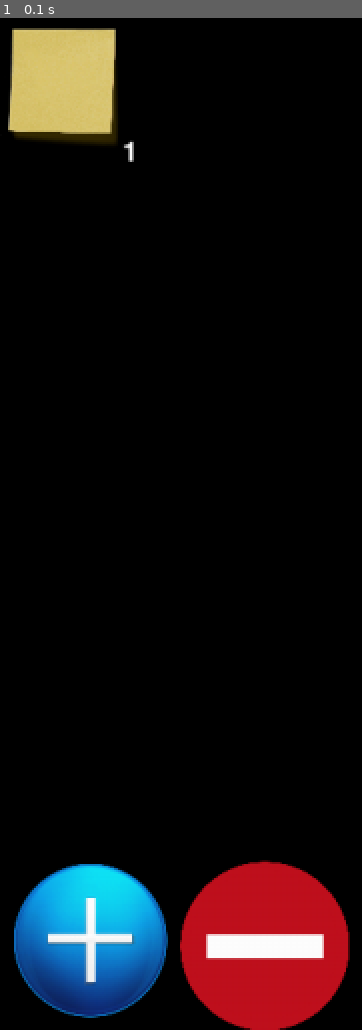
Above: before the commit, frame 1.
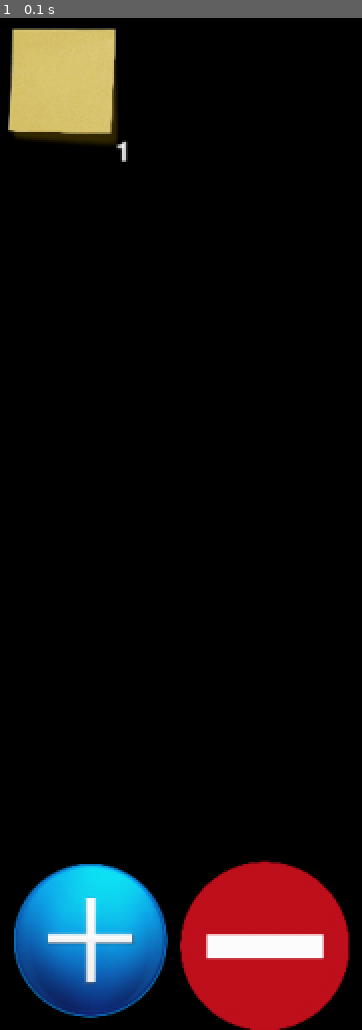
Above: after the commit, the same moment.

Repository: killerzman/pygame-pynotes
Game: pygame game, started from pynotes.py
Same seed, same stepped clock (60 frames per second), same inputs: the game is played once before the commit and once after it.
Inputs:
- Up to frame 1 (0.1 s): no input

The runs differ from the first frame. In frame 1, less than 0.1% of the frame differs, in the area x 32-38%, y 12-15%.

Commit message:
multiline text support

Diff:
--- a/pynotes.py
+++ b/pynotes.py
@@ -1,8 +1,9 @@
-import pygame
-import pygame.locals
 import json
 import datetime
 import os.path
+
+import pygame
+import pygame.locals
 
 class NoteObject:
 
@@ -83,8 +84,9 @@
 					self.noteImages[note_index].set_rect(j * self.noteImages[note_index].image.get_width(), i * self.noteImages[note_index].image.get_height())
 					self.windowObject.draw_image(self.noteImages[note_index])
 					self.noteTexts.append(Text(str(note_index + 1), textColorForeground = (255,255,255)))
-					self.noteTexts[len(self.noteTexts) - 1].rect.center = (self.noteImages[note_index].rect.width * (j+1), self.noteImages[note_index].rect.height * (i+1))
-					self.windowObject.draw_text(self.noteTexts[len(self.noteTexts) - 1])
+					self.windowObject.draw_text(self.noteTexts[len(self.noteTexts) - 1],
+						(self.noteImages[note_index].rect.width * (j+1) - self.noteTexts[len(self.noteTexts) - 1].fontSize / 2,
+							self.noteImages[note_index].rect.height * (i+1) - self.noteTexts[len(self.noteTexts) - 1].fontSize / 2 ))
 
 		self.images["add"].set_rect(0, self.windowObject.height - self.images["add"].image.get_height())
 		self.windowObject.draw_image(self.images["add"])
@@ -109,6 +111,8 @@
 		if self.args:
 			if self.args[0].key == pygame.locals.K_BACKSPACE:
 				self.noteString = self.noteString[:-1]
+			elif self.args[0].key == pygame.locals.K_RETURN:
+				self.noteString = self.noteString + "\n"
 			else:
 				self.noteString += str(self.args[0].unicode)
 			self.args = None
@@ -133,11 +137,6 @@
 
 	def setup(self):
 		self.fontObject = pygame.font.Font(self.fontType, self.fontSize)
-		if self.colorBackground != (-1,-1,-1) and all(isinstance(color, int) and color >= 0 and color <= 255 for color in self.colorBackground):
-			self.textObject = self.fontObject.render(self.string, self.antialiasing, self.colorForeground, self.colorBackground)
-		else:
-			self.textObject = self.fontObject.render(self.string, self.antialiasing, self.colorForeground)
-		self.rect = self.textObject.get_rect()
 
 class Image:
 	def __init__(self, imagePath, imageScaleWidth = 1, imageScaleHeight = 1):
@@ -189,8 +188,26 @@
 	def draw_image(self, image):
 		self.display.blit(image.image, (image.rect.left, image.rect.top))
 
-	def draw_text(self, text):
-		self.display.blit(text.textObject, text.rect)
+	'''https://stackoverflow.com/a/42015712'''
+	def draw_text(self, text, pos = (0,0)):
+		words = [word.split(' ') for word in text.string.splitlines()]
+		space = text.fontObject.size(' ')[0]
+		max_w, max_h = self.display.get_size()
+		x, y = pos
+		for line in words:
+			for word in line:
+				if text.colorBackground != (-1,-1,-1) and all(isinstance(color, int) and color >= 0 and color <= 255 for color in text.colorBackground):
+					word_surface = text.fontObject.render(word, text.antialiasing, text.colorForeground, text.colorBackground)
+				else:
+					word_surface = text.fontObject.render(word, text.antialiasing, text.colorForeground)
+				word_w, word_h = word_surface.get_size()
+				if x + word_h >= max_h:
+					x = pos[0]
+					y += word_h
+				self.display.blit(word_surface, (x,y))
+				x += word_w + space
+			x = pos[0]
+			y += word_h
 
 def init():
 	try:
